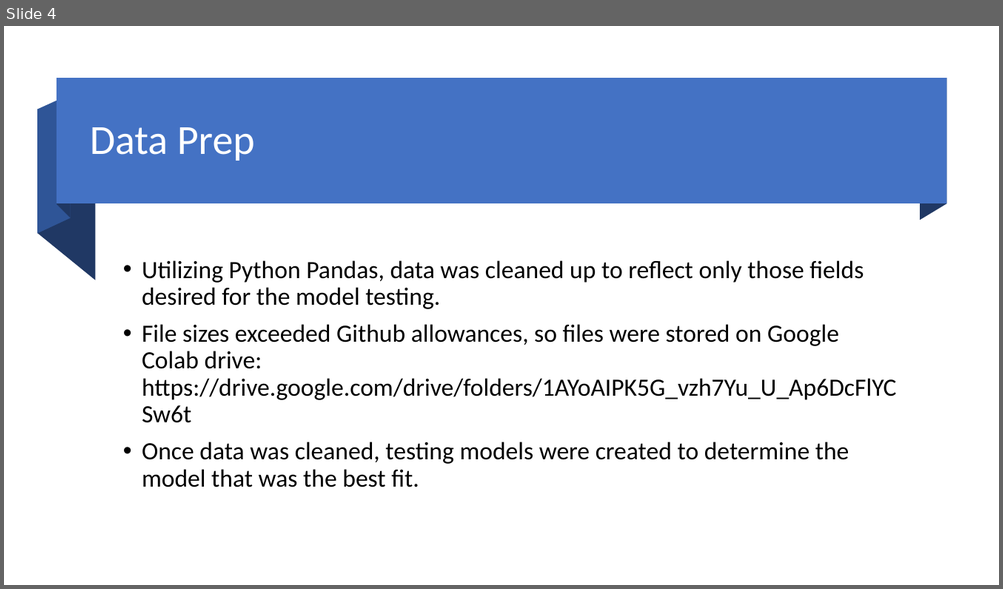
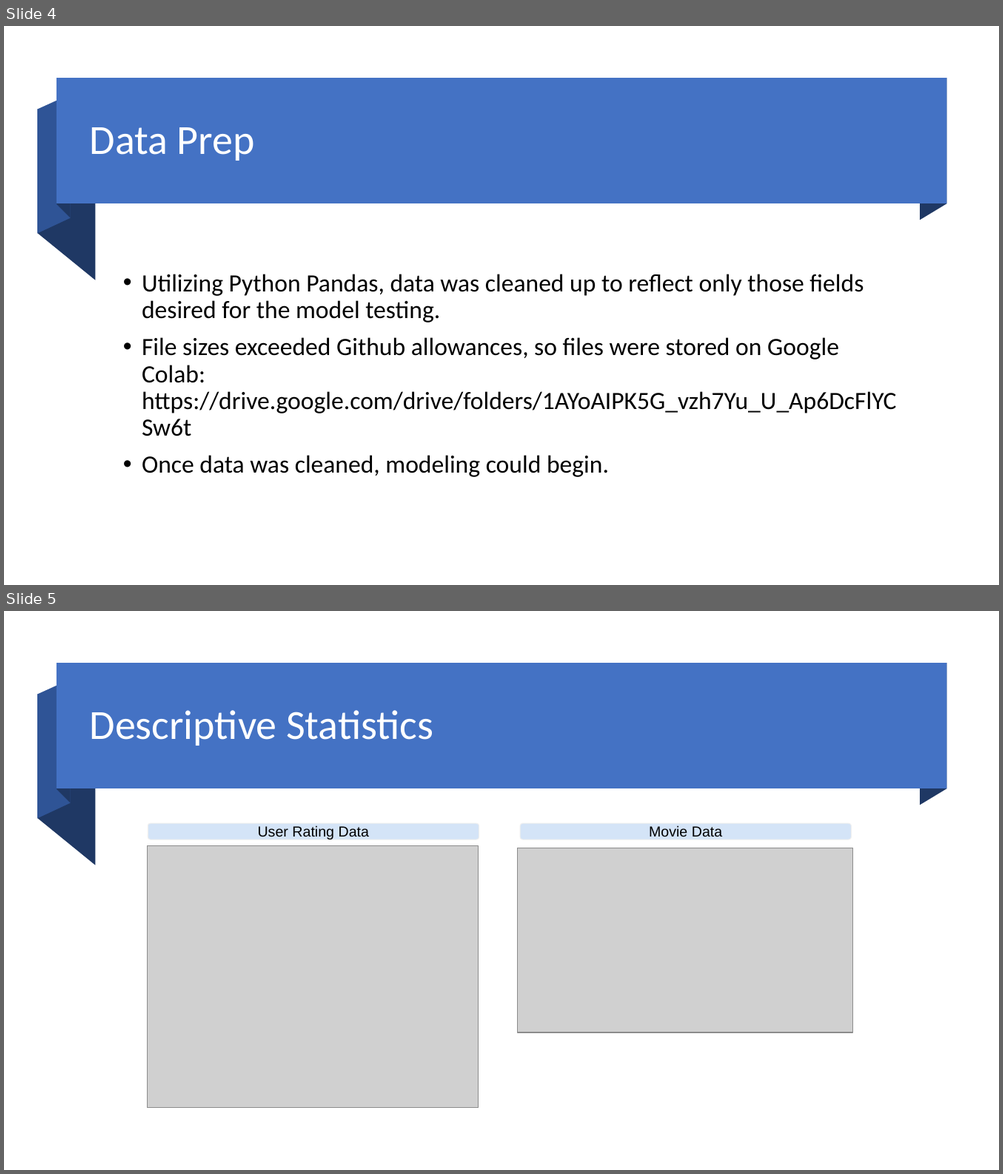
Before and after one commit to lorettac953/Final-Project---Netflix-Ratings, a slide deck: Netflix Movie Recommendations - Final Project - Team Six.pptx. Shown one above the other, each under a label of ours: slide 4 before the commit, slides 4 and 5 after it. The pictures are 1003x589 and 1003x1174 pixels, drawn with LibreOffice and Linux fonts; fonts in the diff are those of the drawing; grey boxes stand for pictures. Boxes give left, top, right and bottom in pixels: in the first picture for what was removed or moved away, otherwise in the second. Text is boxed around its words. In the diff, an @@ line names an element or a change of style, - is before the commit and + after.

```diff
--- a/Netflix Movie Recommendations - Final Project - Team Six.pptx
+++ b/Netflix Movie Recommendations - Final Project - Team Six.pptx
@@ slide 5 added at (4, 611, 999, 1170), background #FFFFFF @@
@@ rectangle added at (57, 664, 946, 789), fill #4472C4 @@
@@ freeform shape added at (57, 664, 71, 803), fill #1F3864 @@
@@ freeform shape added at (919, 664, 946, 806), fill #1F3864 @@
@@ freeform shape added at (37, 695, 96, 866), fill #1F3864 @@
@@ freeform shape added at (37, 680, 71, 819), fill #2F5496 @@
@@ title added at (90, 710, 433, 746), 40 pt, text #FFFFFF @@
+Descriptive Statistics
@@ rounded rectangle added at (148, 823, 479, 840), fill #D4E4F7, outline #EFEFEF 0.75 pt, 14 pt, text #000000 @@
+User Rating Data
@@ rounded rectangle added at (521, 823, 851, 840), fill #D4E4F7, outline #EFEFEF 0.75 pt, 14 pt, text #000000 @@
+Movie Data
@@ picture added at (148, 846, 478, 1108) @@
@@ picture added at (518, 849, 853, 1034) @@
@@ slide 4 changed as well @@
@@ text at (142, 274, 863, 323): less space between paragraphs @@
@@ text at (142, 338, 896, 477): text changed @@
-• File sizes exceeded Github allowances, so files were stored on Google Colab drive: https://drive.google.com/drive/folders/1AYoAIPK5G_vzh7Yu_U_Ap6DcFlYCSw6t
-• Once data was cleaned, testing models were created to determine the model that was the best fit.
+• File sizes exceeded Github allowances, so files were stored on Google Colab: https://drive.google.com/drive/folders/1AYoAIPK5G_vzh7Yu_U_Ap6DcFlYCSw6t
+• Once data was cleaned, modeling could begin.
```
Also in this commit, not shown: 3 other slides changed, 7 other slides added, 6 slides removed, 4 other files.
